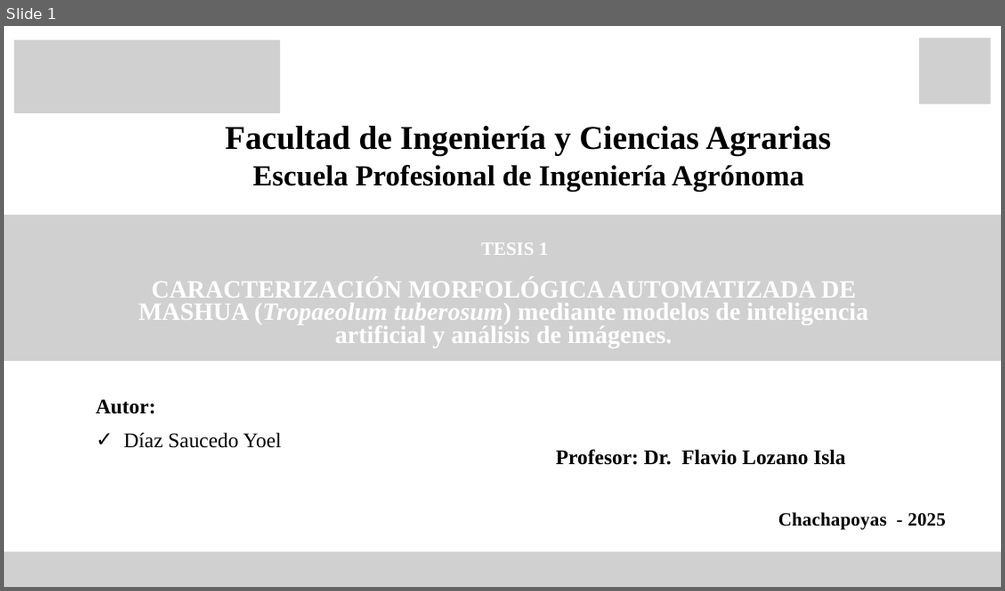
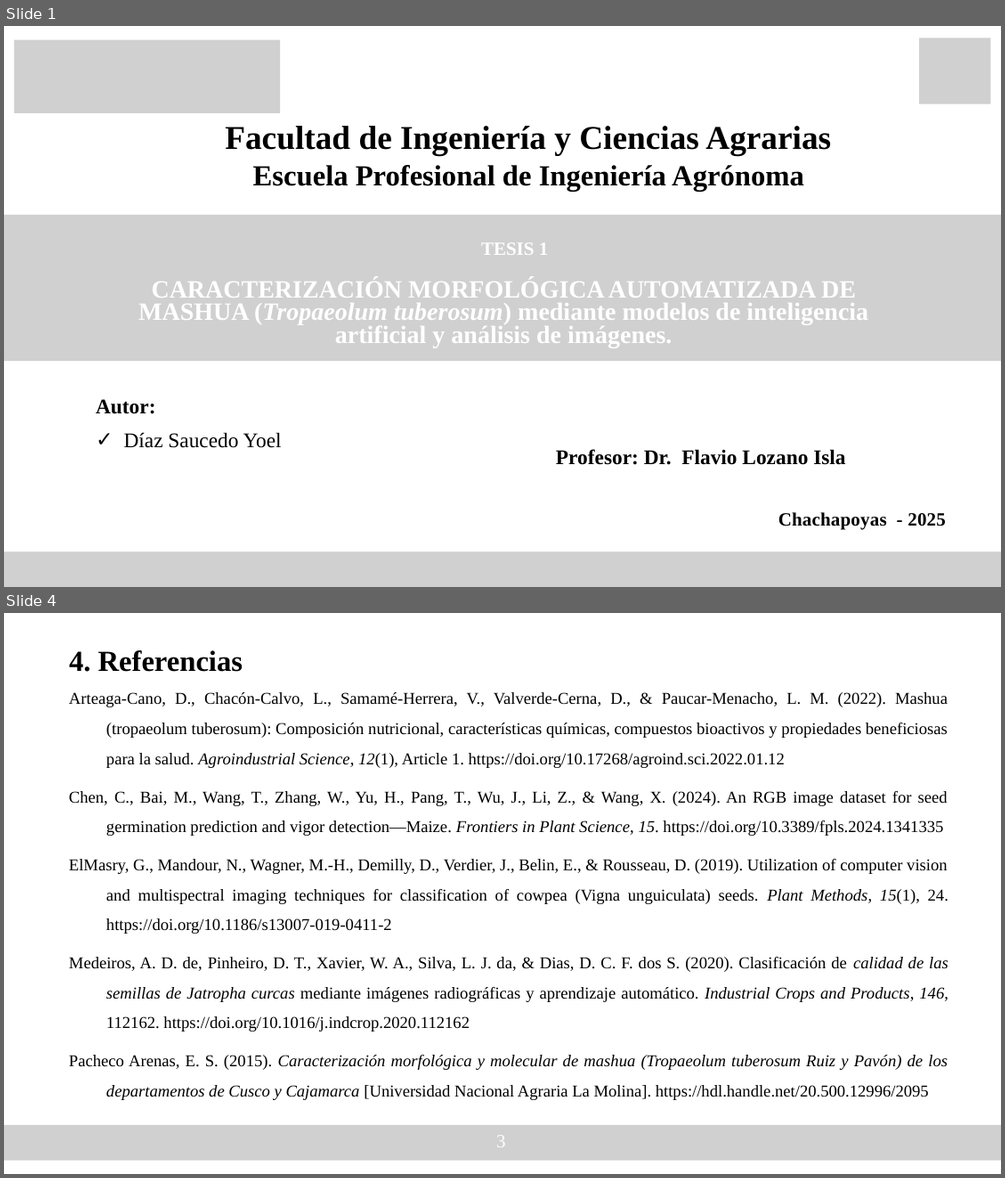
Before and after one commit to Yoel7576/Tesis, a slide deck: File/Tesis_pheno_mashua.pptx. Shown one above the other, each under a label of ours: slide 1 before the commit, slides 1 and 4 after it; the slides between them are not shown. The pictures are 1005x591 and 1005x1178 pixels, drawn with LibreOffice and Linux fonts; fonts in the diff are those of the drawing; grey boxes stand for pictures. Boxes give left, top, right and bottom in pixels: in the first picture for what was removed or moved away, otherwise in the second. Text is boxed around its words. In the diff, an @@ line names an element or a change of style, - is before the commit and + after.

```diff
--- a/File/Tesis_pheno_mashua.pptx
+++ b/File/Tesis_pheno_mashua.pptx
@@ slide 4 added at bbox=[4, 613, 1001, 1174], background #FFFFFF @@
@@ text added at bbox=[69, 650, 243, 672], 28 pt, text #000000, bold @@
+4. Referencias
@@ text added at bbox=[69, 692, 948, 1100], 16 pt, text #000000 @@
+Arteaga-Cano, D., Chacón-Calvo, L., Samamé-Herrera, V., Valverde-Cerna, D., & Paucar-Menacho, L. M. (2022). Mashua (tropaeolum tuberosum): Composición nutricional, características químicas, compuestos bioactivos y propiedades beneficiosas para la salud. Agroindustrial Science, 12(1), Article 1. https://doi.org/10.17268/agroind.sci.2022.01.12
+Chen, C., Bai, M., Wang, T., Zhang, W., Yu, H., Pang, T., Wu, J., Li, Z., & Wang, X. (2024). An RGB image dataset for seed germination prediction and vigor detection—Maize. Frontiers in Plant Science, 15. https://doi.org/10.3389/fpls.2024.1341335
+ElMasry, G., Mandour, N., Wagner, M.-H., Demilly, D., Verdier, J., Belin, E., & Rousseau, D. (2019). Utilization of computer vision and multispectral imaging techniques for classification of cowpea (Vigna unguiculata) seeds. Plant Methods, 15(1), 24. https://doi.org/10.1186/s13007-019-0411-2
+Medeiros, A. D. de, Pinheiro, D. T., Xavier, W. A., Silva, L. J. da, & Dias, D. C. F. dos S. (2020). Clasificación de calidad de las semillas de Jatropha curcas mediante imágenes radiográficas y aprendizaje automático. Industrial Crops and Products, 146, 112162. https://doi.org/10.1016/j.indcrop.2020.112162
+Pacheco Arenas, E. S. (2015). Caracterización morfológica y molecular de mashua (Tropaeolum tuberosum Ruiz y Pavón) de los departamentos de Cusco y Cajamarca [Universidad Nacional Agraria La Molina]. https://hdl.handle.net/20.500.12996/2095
@@ picture added at bbox=[4, 1126, 1001, 1160] @@
@@ text added at bbox=[496, 1135, 505, 1147], 18 pt, text #FFFFFF @@
+3
```
Also in this commit, not shown: 2 slides changed, 1 other file.
